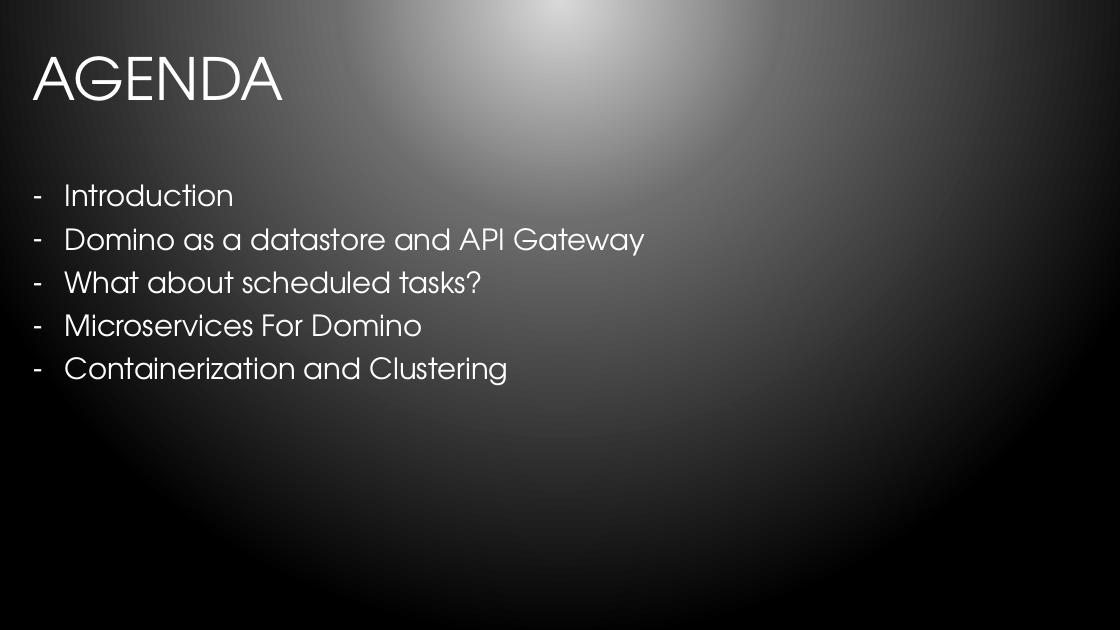
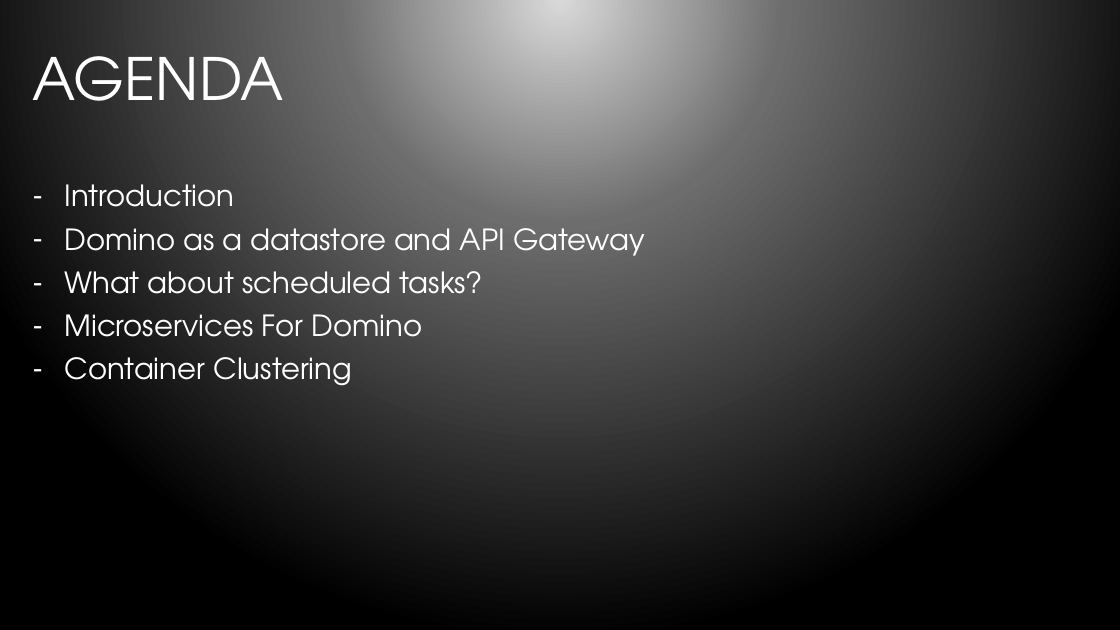
Before and after one commit to bleedingcode/domino-js-masterclass, a slide deck: slide 4 of presentation/8598 Domino and JS.pptx. Drawn at 1120x630 pixels with LibreOffice and Linux fonts; fonts in the diff are those of the drawing; background and template pictures are left out. Boxes give left, top, right and bottom in pixels: in the first picture for what was removed or moved away, otherwise in the second. Text is boxed around its words. In the diff, an @@ line names an element or a change of style, - is before the commit and + after.

```diff
--- a/presentation/8598 Domino and JS.pptx
+++ b/presentation/8598 Domino and JS.pptx
@@ text at box(64, 357, 352, 386): text changed @@
-– Containerization and Clustering
+– Container Clustering
```
Also in this commit, not shown: 2 other slides changed, 8 slides added.
